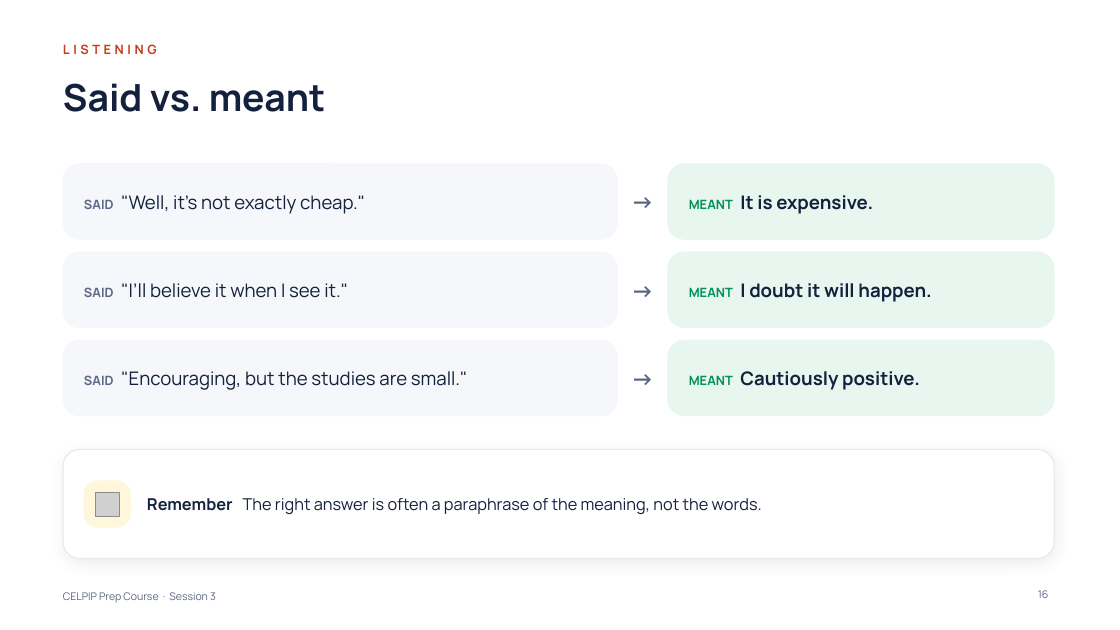
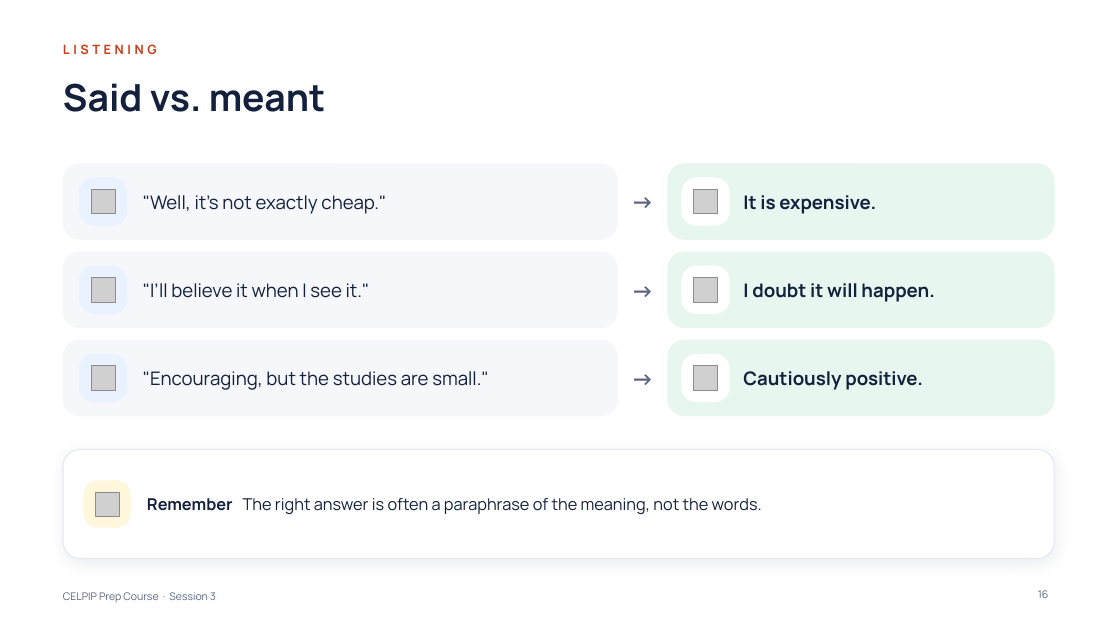
Before and after one commit to learnovateqa/The_English_Academy_CELPIP, a slide deck: slide 16 of decks/session-03.pptx. Drawn at 1120x630 pixels with LibreOffice and Linux fonts; fonts in the diff are those of the drawing; grey boxes stand for pictures. Boxes give left, top, right and bottom in pixels: in the first picture for what was removed or moved away, otherwise in the second. Text is boxed around its words. In the diff, an @@ line names an element or a change of style, - is before the commit and + after.

```diff
--- a/decks/session-03.pptx
+++ b/decks/session-03.pptx
@@ rounded rectangle added at <box>80,178,127,225</box>, fill #EAF2FF, outline #EAF2FF 1 pt @@
@@ rounded rectangle added at <box>682,178,729,225</box>, fill #FFFFFF, outline #FFFFFF 1 pt @@
@@ picture added at <box>91,189,115,213</box> @@
@@ text at <box>143,195,386,214</box>: text changed @@
-SAID "Well, it’s not exactly cheap."
+"Well, it’s not exactly cheap."
@@ picture added at <box>693,189,718,213</box> @@
@@ text at <box>743,195,876,214</box>: text changed @@
-MEANT It is expensive.
+It is expensive.
@@ rounded rectangle added at <box>80,266,127,313</box>, fill #EAF2FF, outline #EAF2FF 1 pt @@
@@ rounded rectangle added at <box>682,266,729,313</box>, fill #FFFFFF, outline #FFFFFF 1 pt @@
@@ picture added at <box>91,277,115,302</box> @@
@@ text at <box>143,283,370,298</box>: text changed @@
-SAID "I’ll believe it when I see it."
+"I’ll believe it when I see it."
@@ picture added at <box>693,277,718,302</box> @@
@@ text at <box>743,283,934,302</box>: text changed @@
-MEANT I doubt it will happen.
+I doubt it will happen.
@@ rounded rectangle added at <box>80,355,127,402</box>, fill #EAF2FF, outline #EAF2FF 1 pt @@
@@ rounded rectangle added at <box>682,355,729,402</box>, fill #FFFFFF, outline #FFFFFF 1 pt @@
@@ picture added at <box>91,365,115,390</box> @@
@@ text at <box>143,371,489,390</box>: text changed @@
-SAID "Encouraging, but the studies are small."
+"Encouraging, but the studies are small."
@@ picture added at <box>693,365,718,390</box> @@
@@ text at <box>743,371,923,390</box>: text changed @@
-MEANT Cautiously positive.
+Cautiously positive.
```
Also in this commit, not shown: 12 other slides changed, 2 other files.
